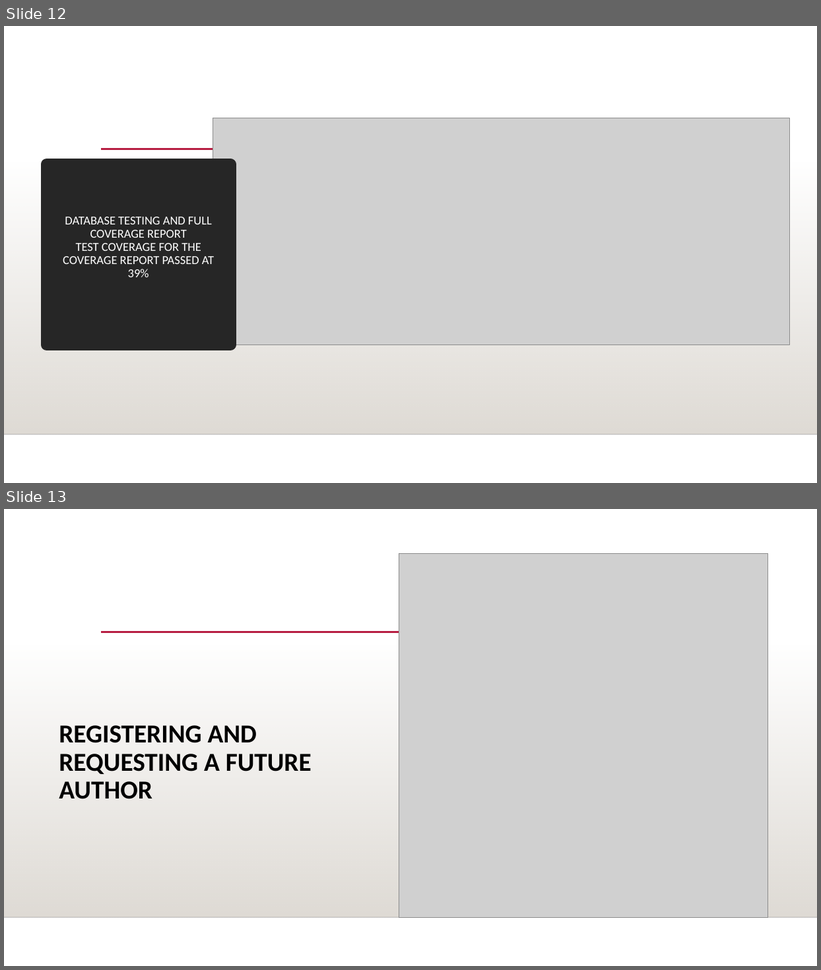
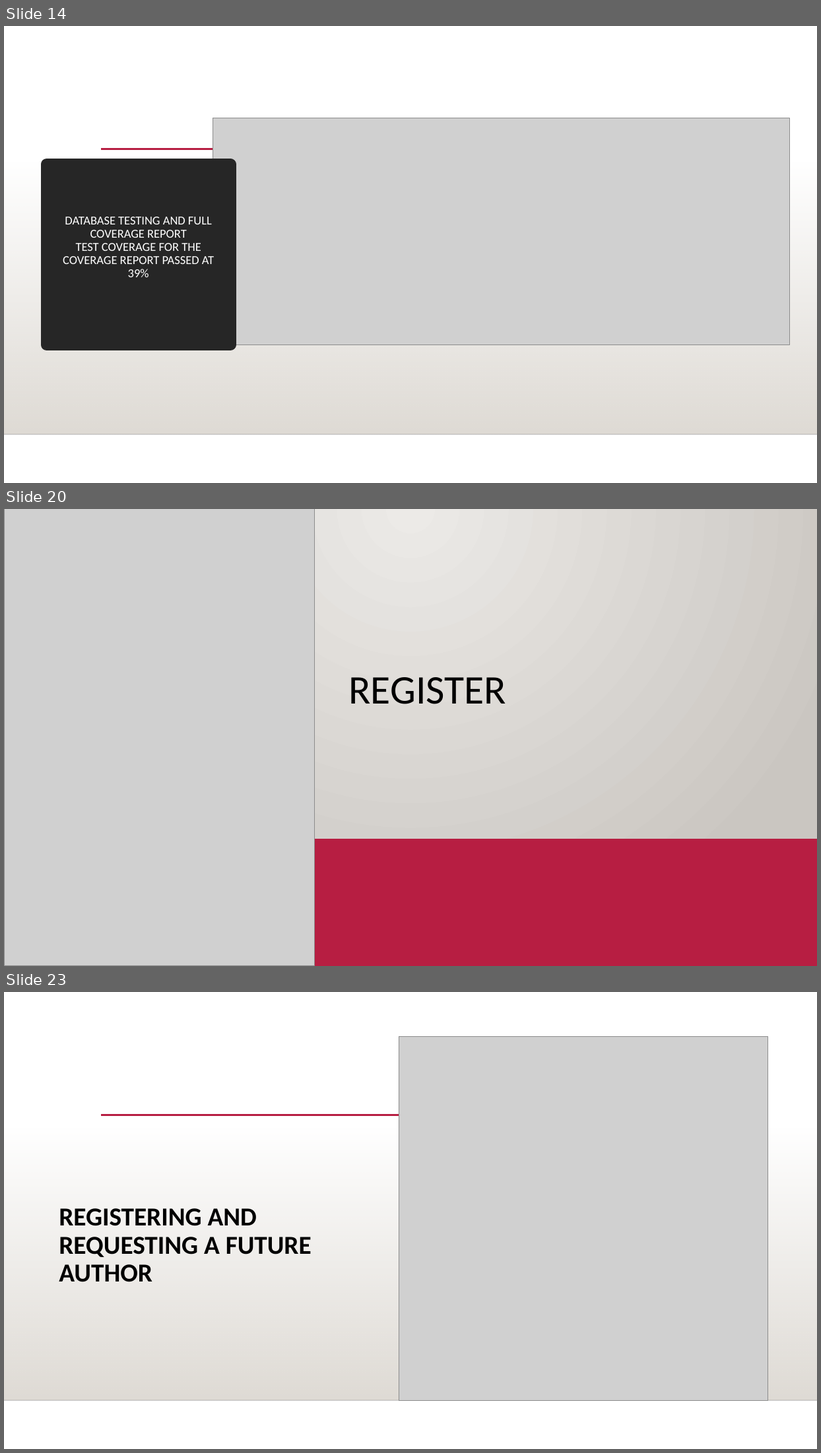
Before and after one commit to Shana12345/ChristianWeb, a slide deck: OOP Based Application.pptx. Shown one above the other, each under a label of ours: slides 12 and 13 before the commit, slides 14, 20 and 23 after it; the slides between them are not shown. The pictures are 821x970 and 821x1453 pixels, drawn with LibreOffice and Linux fonts; fonts in the diff are those of the drawing; grey boxes stand for pictures; background and template pictures are left out. Boxes give left, top, right and bottom in pixels: in the first picture for what was removed or moved away, otherwise in the second. Text is boxed around its words. In the diff, an @@ line names an element or a change of style, - is before the commit and + after.

```diff
--- a/OOP Based Application.pptx
+++ b/OOP Based Application.pptx
@@ slide 20 added at [4, 509, 817, 966], background gradient #ECEAE7 to #CAC7C1; not listed: 3 template elements that a slide beside it also shows @@
@@ rectangle added at [4, 509, 817, 839], fill gradient #ECEAE7 to #CAC7C1 @@
@@ picture added at [4, 509, 314, 966] @@
@@ rectangle added at [4, 644, 817, 918], fill gradient #DFDBD5 @@
@@ title added at [349, 677, 506, 704], 48 pt, text #000000 @@
+REGISTER
@@ line added from (165, 745) to (741, 745), #B71E42 2.5 pt @@
@@ rectangle added at [4, 839, 817, 966], fill #B71E42 @@
@@ picture added at [4, 918, 817, 966] @@
@@ line added from (4, 918) to (817, 918), #000001 1 pt @@
@@ what was slide 12 is now slide 14 @@
@@ what was slide 13 is now slide 23 @@
```
Also in this commit, not shown: 3 slides changed, 12 other slides added.
